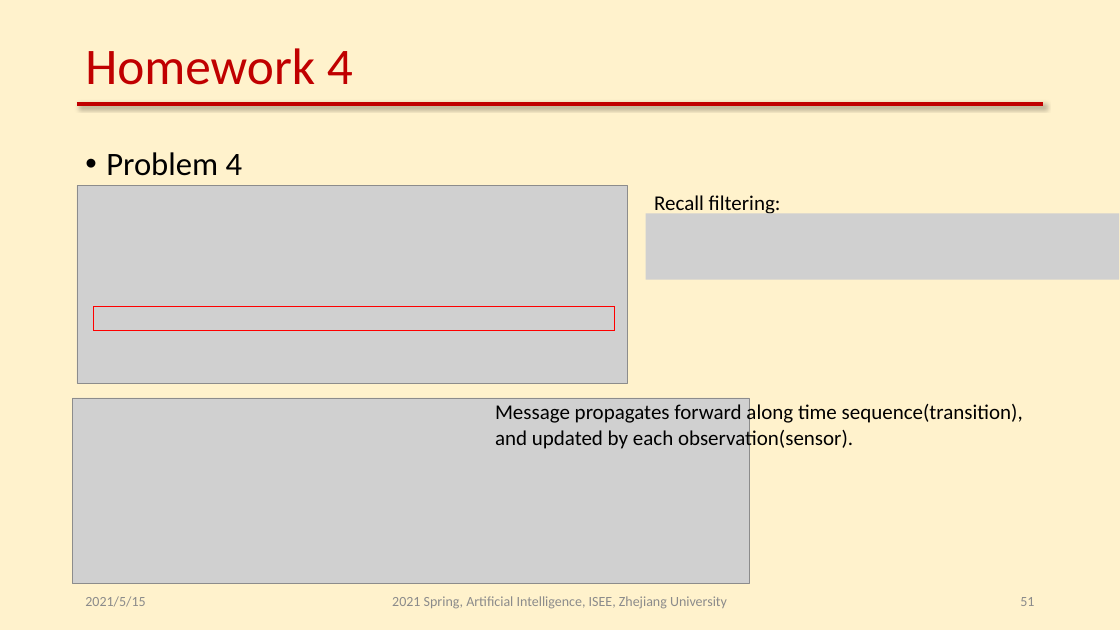
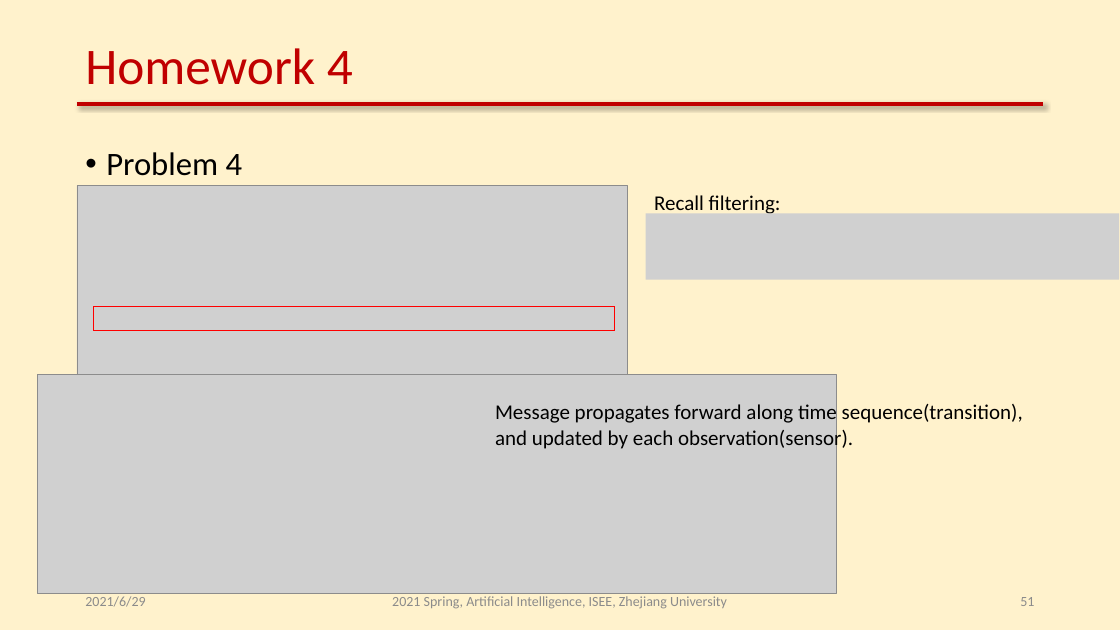
Before and after one commit to LukeLIN-web/Artificial-Intelligence-Class, a slide deck: slide 51 of Homework/2021.5.17作业的答案.pptx. Drawn at 1120x630 pixels with LibreOffice and Linux fonts; fonts in the diff are those of the drawing; grey boxes stand for pictures. Boxes give left, top, right and bottom in pixels: in the first picture for what was removed or moved away, otherwise in the second. Text is boxed around its words. In the diff, an @@ line names an element or a change of style, - is before the commit and + after.

```diff
--- a/Homework/2021.5.17作业的答案.pptx
+++ b/Homework/2021.5.17作业的答案.pptx
@@ picture: place and size @@
-picture at [72,398,749,584]
+picture at [38,375,837,594]
@@ text at [85,596,145,607]: text changed @@
-2021/5/15
+2021/6/29
```
Also in this commit, not shown: 56 other slides changed, 12 other files.
